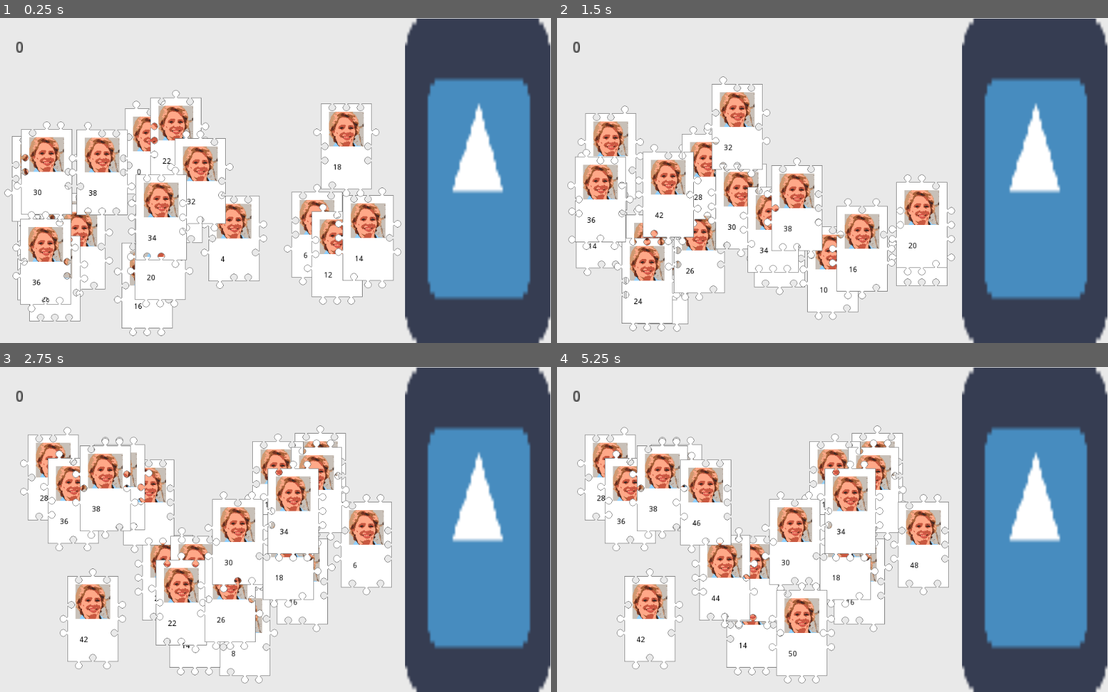
Above: before the commit, frames 1-4 (two rows, left to right).
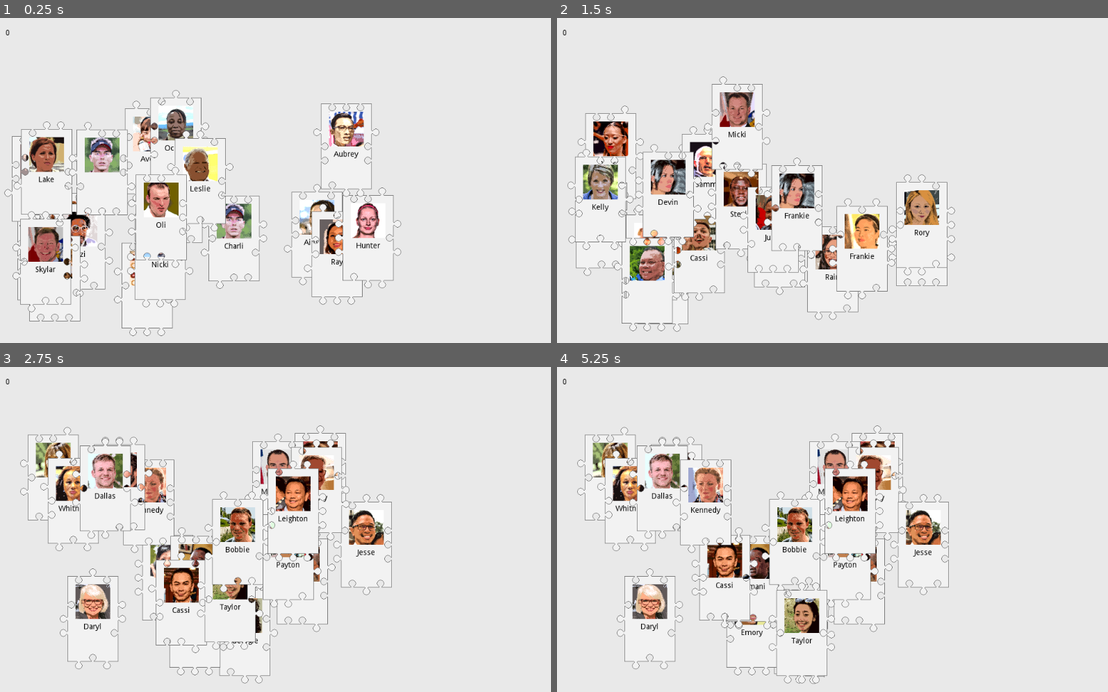
Above: after the commit, the same moments.

Repository: hwacha/GMTK-Match-Game
Game: Godot game, scene res://prefabs/Field.tscn
The game is run twice, just before and just after one commit, with the same random seed, the same clock (stepped at 60 frames per second) and the same inputs. The engine's default icon, where the game draws it, is replaced by a stand-in: a white triangle on a blue panel in a dark square.
Inputs (mouse positions are in pixels of both pictures, inside the frame that each line leads up to):
- Up to frame 1 (0.25 s): no input
- Up to frame 2 (1.5 s): tap Enter at 0.5 s; move the mouse to (1036, 180) at 0.52 s; hold Up (ui_up) 0.53-1.28 s; click (1036, 180) at 0.67 s; tap Space at 1.25 s; move the mouse to (667, 193) at 1.27 s; hold Down (ui_down) from 1.28 s (still down); click (667, 193) at 1.42 s
- Up to frame 3 (2.75 s): tap Enter at 2 s; move the mouse to (93, 620) at 2.02 s; release Down (ui_down) at 2.03 s; hold Up (ui_up) from 2.03 s (still down); click (93, 620) at 2.17 s
- Up to frame 4 (5.25 s): tap Space at 2.75, 4.25 s; move the mouse to (722, 578) at 2.77 s; click (722, 578) at 2.92 s; tap Enter at 3.5 s; move the mouse to (705, 503) at 3.52 s; release Up (ui_up) at 3.53 s; hold Down (ui_down) from 3.53 s (still down); click (705, 503) at 3.67 s; move the mouse to (926, 545) at 4.27 s; click (926, 545) at 4.42 s; move the mouse to (799, 633) at 5.02 s; click (799, 633) at 5.17 s

The runs differ from the first frame. In frame 1, 33% of the frame differs, in the area x 1-100%, y 0-100%; in frame 2, 33%; in frame 3, 33%; in frame 4, 33%.

Commit message:
added randomized card photos and names + a broken attempt at a wiggle animation ahead of pairing

Diff:
--- /dev/null
+++ b/CardData.gd
@@ -0,0 +1,43 @@
+extends Node2D
+
+
+var sprite_array = []
+var name_array = []
+
+var rng = RandomNumberGenerator.new()
+
+# Called when the node enters the scene tree for the first time.
+func _ready():
+	rng.randomize()
+
+	# faces
+	var path = "res://assets/pixel_faces/"
+	var dir = Directory.new()
+	dir.open(path)
+	dir.list_dir_begin()
+	var file_name = dir.get_next()
+	while file_name != "":
+		if file_name.ends_with('.png'):
+			var texture = load(path + file_name)
+			sprite_array.append(texture)
+		file_name = dir.get_next()
+	dir.list_dir_end()
+
+	# names
+	path  = "res://assets/names.txt"
+	var f = File.new()
+	f.open(path, File.READ)
+	while not f.eof_reached(): # iterate through all lines until the end of file is reached
+		var line = f.get_line()
+		name_array.append(line)
+	f.close()
+	return
+
+func new_sprite_texture():
+	return sprite_array[rng.randi_range(0, len(sprite_array) - 1)]
+
+func new_name():
+	return name_array[rng.randi_range(0, len(name_array) - 1)]
+# Called every frame. 'delta' is the elapsed time since the previous frame.
+#func _process(delta):
+#	pass
--- a/prefabs/Card.tscn
+++ b/prefabs/Card.tscn
@@ -1,8 +1,7 @@
-[gd_scene load_steps=7 format=2]
+[gd_scene load_steps=6 format=2]
 
 [ext_resource path="res://assets/card_sprites/base.png" type="Texture" id=1]
 [ext_resource path="res://scripts/Card.gd" type="Script" id=2]
-[ext_resource path="res://assets/faces/test_face.png" type="Texture" id=3]
 
 [sub_resource type="RectangleShape2D" id=1]
 extents = Vector2( 47, 79 )
@@ -34,7 +33,6 @@
 }
 
 [node name="Face" type="Sprite" parent="."]
-texture = ExtResource( 3 )
 offset = Vector2( 0, -32 )
 __meta__ = {
 "_edit_lock_": true
@@ -45,16 +43,15 @@
 "_edit_lock_": true
 }
 
-[node name="RichTextLabel" type="RichTextLabel" parent="."]
-margin_left = -25.0
-margin_top = 32.0
-margin_right = 25.0
-margin_bottom = 57.0
-mouse_filter = 2
-custom_colors/default_color = Color( 0, 0, 0, 1 )
-text = "Debra"
+[node name="Label" type="Label" parent="."]
+margin_left = -31.0
+margin_top = 8.0
+margin_right = 31.0
+margin_bottom = 28.0
+custom_colors/font_color = Color( 0, 0, 0, 1 )
+text = "Swag"
+align = 1
 __meta__ = {
-"_edit_lock_": true,
 "_edit_use_anchors_": false
 }
 
--- /dev/null
+++ b/prefabs/CardData.tscn
@@ -0,0 +1,6 @@
+[gd_scene load_steps=2 format=2]
+
+[ext_resource path="res://CardData.gd" type="Script" id=1]
+
+[node name="CardData" type="Node2D"]
+script = ExtResource( 1 )
--- a/prefabs/Field.tscn
+++ b/prefabs/Field.tscn
@@ -1,8 +1,8 @@
 [gd_scene load_steps=5 format=2]
 
+[ext_resource path="res://prefabs/CardData.tscn" type="PackedScene" id=1]
 [ext_resource path="res://scripts/Field.gd" type="Script" id=2]
 [ext_resource path="res://scripts/Score.gd" type="Script" id=3]
-[ext_resource path="res://icon.png" type="Texture" id=4]
 
 [sub_resource type="RectangleShape2D" id=1]
 extents = Vector2( 134.305, 300.592 )
@@ -17,9 +17,9 @@
 }
 
 [node name="Sprite" type="Sprite" parent="PairZone"]
+visible = false
 position = Vector2( -0.500038, 0.300529 )
 scale = Vector2( 4.18164, 9.38987 )
-texture = ExtResource( 4 )
 
 [node name="CollisionShape2D" type="CollisionShape2D" parent="PairZone"]
 shape = SubResource( 1 )
@@ -28,7 +28,6 @@
 margin_left = 1.0
 margin_right = 46.0
 margin_bottom = 57.0
-rect_scale = Vector2( 2, 2 )
 custom_colors/font_color = Color( 0, 0, 0, 1 )
 text = "1
 "
@@ -39,4 +38,9 @@
 "_edit_use_anchors_": false
 }
 
+[node name="CardData" parent="." instance=ExtResource( 1 )]
+
+[node name="View" type="Node2D" parent="."]
+position = Vector2( 1, 0 )
+
 [connection signal="input_event" from="PairZone" to="PairZone" method="_on_PairZone_input_event"]
--- a/project.godot
+++ b/project.godot
@@ -14,6 +14,29 @@
 run/main_scene="res://prefabs/Field.tscn"
 config/icon="res://icon.png"
 
+[importer_defaults]
+
+texture={
+"compress/bptc_ldr": 0,
+"compress/hdr_mode": 0,
+"compress/lossy_quality": 0.7,
+"compress/mode": 0,
+"compress/normal_map": 0,
+"detect_3d": false,
+"flags/anisotropic": false,
+"flags/filter": false,
+"flags/mipmaps": false,
+"flags/repeat": 0,
+"flags/srgb": 2,
+"process/HDR_as_SRGB": false,
+"process/fix_alpha_border": true,
+"process/invert_color": false,
+"process/premult_alpha": false,
+"size_limit": 0,
+"stream": false,
+"svg/scale": 1.0
+}
+
 [physics]
 
 common/enable_pause_aware_picking=true
--- a/scripts/Card.gd
+++ b/scripts/Card.gd
@@ -38,7 +38,7 @@
 	'dir': 'up',
 }
 
-var dir_map = ['up', 'right', 'left', 'down']
+var dir_map = ['up', 'left', 'right', 'down']
 
 var dir_pairs = {
 	'left' : 'right',
@@ -52,9 +52,18 @@
 
 onready var interjambs = get_node("Interjambs")
 onready var field = get_tree().get_root().get_node('Field')
-onready var textlabel = get_node("RichTextLabel")
+onready var textlabel = get_node("Label")
+onready var face = get_node("Face")
+
+var wriggle = false
+var wriggle_degrees = 0
+var wriggle_right = false
+var target = 10
 
 func _ready():
+	var card_data = field.get_node('CardData')
+	face.set_texture(card_data.new_sprite_texture())
+	textlabel.text = card_data.new_name()
 	var neujamb_prefab = load("res://prefabs/NeuJamb.tscn")
 	var posjamb_prefab = load("res://prefabs/PosJamb.tscn")
 
@@ -80,8 +89,21 @@
 				jamb.z_index = 1
 				self.interjambs.add_child(jamb)
 
+var colors = [
+	Color(0.95, 0.95, 0.95, 1),
+]
+
 func _process(delta):
-	textlabel.text = str(self.z_index)
+	#self.rotation += 5 * delta
+	if wriggle:
+		var speed = 100
+		var vel = -1 * speed if wriggle_right else 1 * speed
+		wriggle_degrees += vel * delta
+		if (target > 0 and wriggle_degrees > target) or (target <= 0 and wriggle_degrees < target):
+			target = -1 * target
+			wriggle_right = not wriggle_right
+	rotation_degrees = wriggle_degrees
+	set_color(colors[0])
 	var right_boundary = 1024
 	var pair_zone_boundary = right_boundary - 135 - 200
 	if (field.selected_card == self):
@@ -151,23 +173,34 @@
 
 
 func _on_Boundaries_area_shape_entered(area_id, area, area_shape, local_shape):
-	var our_dir = dir_map[local_shape]
-	var their_dir = dir_map[area_shape]
-	if their_dir == dir_pairs[our_dir]:
-		target_pair['dir'] = our_dir
-		target_pair['card'] = area.get_parent()
-
-
+	if self == field.selected_card:
+		var our_dir = dir_map[local_shape]
+		var their_dir = dir_map[area_shape]
+		if their_dir == dir_pairs[our_dir]:
+			target_pair['dir'] = our_dir
+			var prev_target = target_pair['card']
+			target_pair['card'] = area.get_parent()
+			if prev_target != target_pair['card'] and can_pair():
+				if prev_target != null:
+					prev_target.stop_wriggle()
+				target_pair['card'].start_wriggle()
+
+func set_color(color):
+	get_node('Base').modulate = color
+	get_node('Interjambs').modulate = color
 
 func _on_Boundaries_area_shape_exited(area_id, area, area_shape, local_shape):
 	# TODO: Potential edge cases here where cards aren't untargetted. Be careful
-	var our_dir = dir_map[local_shape]
-	var their_dir = dir_map[area_shape]
-	if area != null and their_dir == dir_pairs[our_dir] and area.get_parent() == target_pair['card']:
-		target_pair['dir'] = null
-		target_pair['card'] = null
-
-func attempt_pair_with_target():
+	if self == field.selected_card:
+		var our_dir = dir_map[local_shape]
+		var their_dir = dir_map[area_shape]
+		if area != null and their_dir == dir_pairs[our_dir] and area.get_parent() == target_pair['card']:
+			target_pair['dir'] = null
+			target_pair['card'].stop_wriggle()
+			target_pair['card'] = null
+
+
+func can_pair():
 	var target = target_pair['card']
 	var our_dir = target_pair['dir']
 	var their_dir = dir_pairs[our_dir]
@@ -177,10 +210,15 @@
 		if stats[our_dir][i] + target.stats[their_dir][i] != 0:
 			successful_pair = false
 			break
-	print('We attempt to pair ', self.name, ' ', 'from direction ' , target_pair['dir'], ' with ', target_pair['card'].name, ' ', 'from direction ' , dir_pairs[target_pair['dir']])
-	print('suceeds' if successful_pair else 'failed')
-
-	if successful_pair:
+	return successful_pair
+
+func attempt_pair_with_target():
+	if can_pair():
+		var target = target_pair['card']
+		var our_dir = target_pair['dir']
+		var their_dir = dir_pairs[our_dir]
+		print('We attempt to pair ', self.name, ' ', 'from direction ' , target_pair['dir'], ' with ', target_pair['card'].name, ' ', 'from direction ' , dir_pairs[target_pair['dir']])
+
 		pair_state = 'paired'
 		target.pair_state = 'paired'
 		var pair_container = load("res://prefabs/Card.tscn").instance()
@@ -214,10 +252,10 @@
 
 		var side_offset = 94
 		var top_offset = 158
-		if our_dir == 'left':
+		if our_dir == 'right':
 			transform.origin.y = target.transform.origin.y
 			transform.origin.x = target.transform.origin.x + side_offset
-		elif our_dir == 'right':
+		elif our_dir == 'left':
 			transform.origin.y = target.transform.origin.y
 			transform.origin.x = target.transform.origin.x - side_offset
 		elif our_dir == 'up':
@@ -251,8 +289,8 @@
 var unpair_offset = 22 / 2
 
 var unpair_offsets = {
-	'left': Vector2(unpair_offset, 0),
-	'right': Vector2(-1 * unpair_offset, 0),
+	'right': Vector2(unpair_offset, 0),
+	'left': Vector2(-1 * unpair_offset, 0),
 	'down': Vector2(0, -1 * unpair_offset),
 	'up': Vector2(0, unpair_offset),
 }
@@ -270,3 +308,18 @@
 	field.remove_child(self)
 	queue_free()
 	field.selected_card = null
+
+func start_wriggle():
+	print(textlabel.text + ' starts to wriggle')
+	wriggle = true
+	wriggle_degrees = 0
+	wriggle_right = false
+	target = 10
+
+
+func stop_wriggle():
+	print(textlabel.text + ' stops wriggling')
+	wriggle = false
+	wriggle_degrees = 0
+	wriggle_right = false
+	target = 10
Binary file removed: assets/faces/test_face.png
Not shown, removed: assets/faces/test_face.png.import
Not shown, added: assets/names.txt
Binary file added: assets/pixel_faces/00002.png
Not shown, added: assets/pixel_faces/00002.png.import
Binary file added: assets/pixel_faces/00004.png
Not shown, added: assets/pixel_faces/00004.png.import
Binary file added: assets/pixel_faces/00031.png
Not shown, added: assets/pixel_faces/00031.png.import
Binary file added: assets/pixel_faces/00052.png
Not shown, added: assets/pixel_faces/00052.png.import
Binary file added: assets/pixel_faces/00064.png
(and 632 more such lines)
